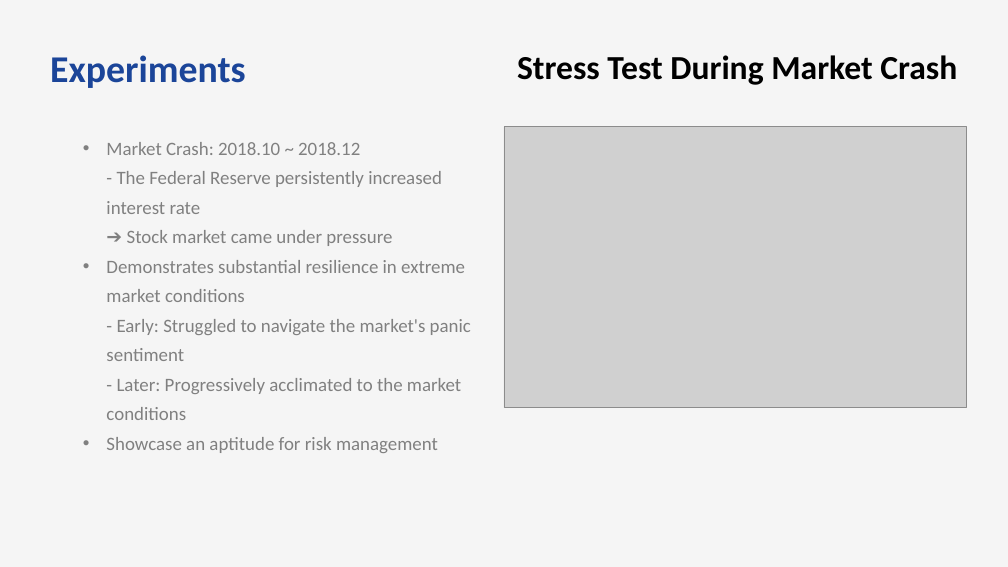
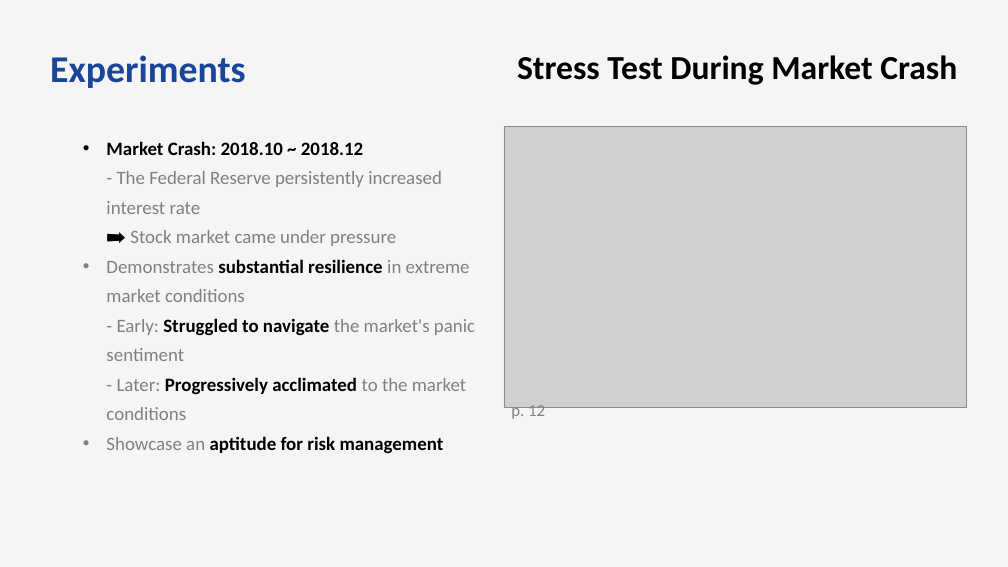
Before and after one commit to bts1991/study, a slide deck: slide 32 of 논문 Review/Others/paper_review.pptx. Drawn at 1008x567 pixels with LibreOffice and Linux fonts; fonts in the diff are those of the drawing; grey boxes stand for pictures. Boxes give left, top, right and bottom in pixels: in the first picture for what was removed or moved away, otherwise in the second. Text is boxed around its words. In the diff, an @@ line names an element or a change of style, - is before the commit and + after.

```diff
--- a/논문 Review/Others/paper_review.pptx
+++ b/논문 Review/Others/paper_review.pptx
@@ text at [106, 141, 442, 246]: text changed @@
-  • Market Crash: 2018.10 ~ 2018.12
-    - The Federal Reserve persistently increased interest rate
-    ➔ Stock market came under pressure
+  • Market Crash: 2018.10 ~ 2018.12
+    - The Federal Reserve persistently increased interest rate
+    ➡️ Stock market came under pressure
@@ text at [106, 259, 475, 453]: text colour #808080 to #000000, bold on in "substantial resilience Struggled to navigate Progressively a ...", "aptitude for risk management" @@
@@ text added at [511, 405, 545, 419], 16 pt, text #808080 @@
+p. 12
```
Also in this commit, not shown: 19 other slides changed, 1 slide added.
